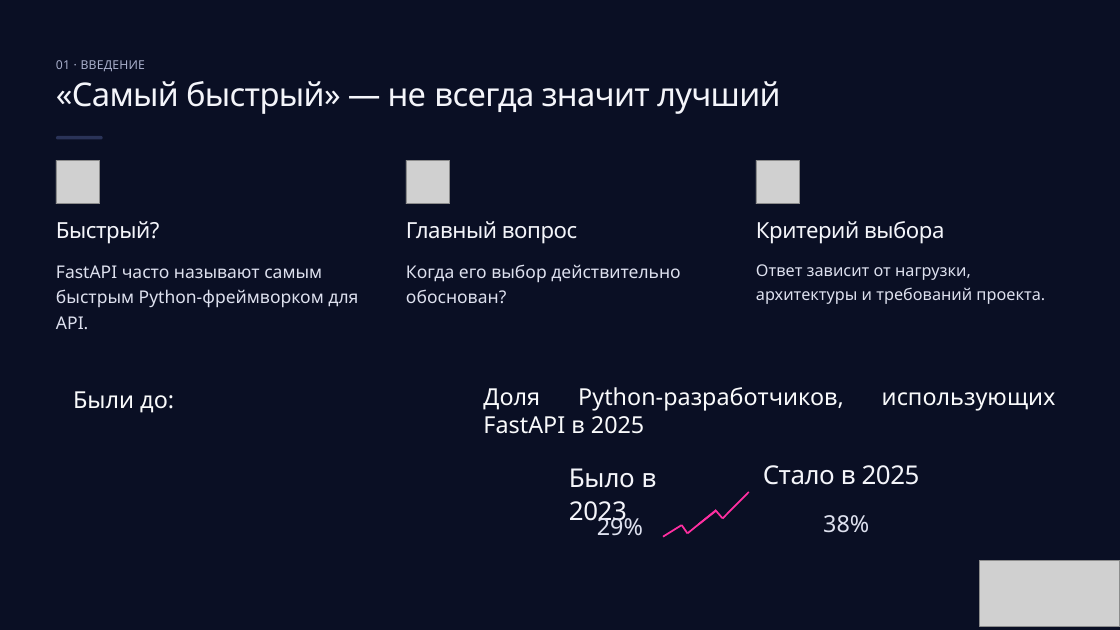
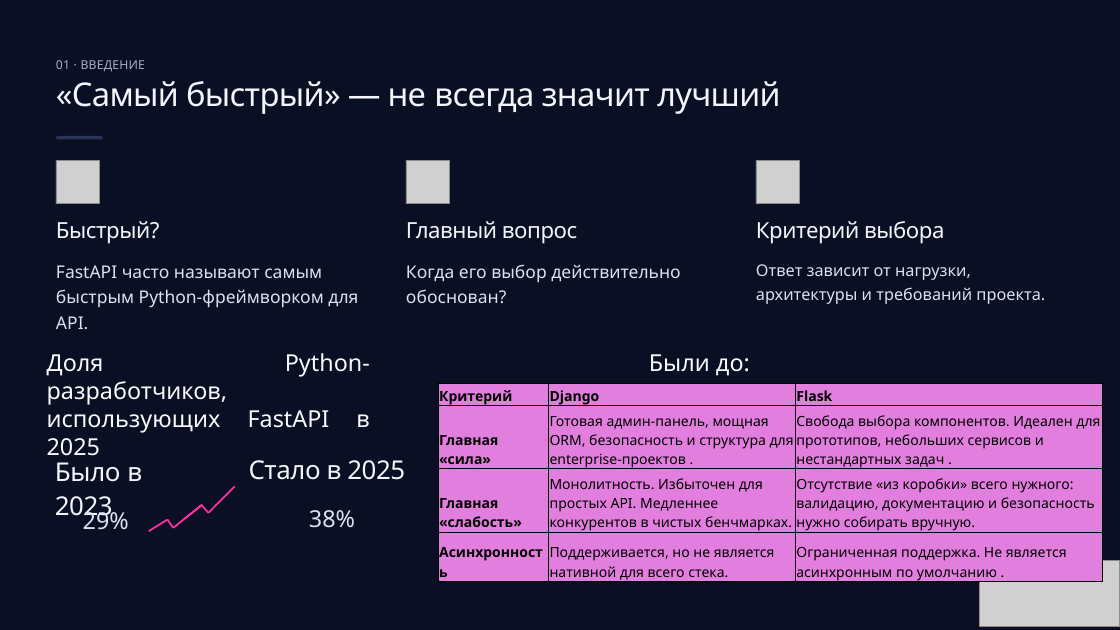
Before and after one commit to Hohrandrey/RTU-MIREA, a slide deck: slide 2 of 7-сем/Системный анализ/4 доклад/Хохряков_АЮ_доклад.pptx. Drawn at 1120x630 pixels with LibreOffice and Linux fonts; fonts in the diff are those of the drawing; grey boxes stand for pictures; background and template pictures are left out. Boxes give left, top, right and bottom in pixels: in the first picture for what was removed or moved away, otherwise in the second. Text is boxed around its words. In the diff, an @@ line names an element or a change of style, - is before the commit and + after.

```diff
--- a/7-сем/Системный анализ/4 доклад/Хохряков_АЮ_доклад.pptx
+++ b/7-сем/Системный анализ/4 доклад/Хохряков_АЮ_доклад.pptx
@@ text "Доля Python-разработчиков, использующих FastAPI в ..." rewrapped from bbox=[483, 387, 844, 434] to bbox=[47, 353, 370, 456] @@
@@ text "Были до:": place and size @@
-text "Были до:" at bbox=[73, 391, 174, 413]
+text "Были до:" at bbox=[649, 354, 750, 376]
@@ table added at bbox=[439, 384, 1102, 585], 4 rows, 3 columns @@
+Критерий | Django | Flask
+Главная «сила» | Готовая админ-панель, мощная ORM, безопасность и структура для enterprise-проектов . | Свобода выбора компонентов. Идеален для прототипов, небольших сервисов и нестандартных задач .
+Главная «слабость» | Монолитность. Избыточен для простых API. Медленнее конкурентов в чистых бенчмарках. | Отсутствие «из коробки» всего нужного: валидацию, документацию и безопасность нужно собирать вручную.
+Асинхронность | Поддерживается, но не является нативной для всего стека. | Ограниченная поддержка. Не является асинхронным по умолчанию .
@@ 6 lines, 4 texts: place and size @@
-6 lines, 4 texts at bbox=[569, 465, 920, 537]
+6 lines, 4 texts at bbox=[55, 460, 405, 531]
```
